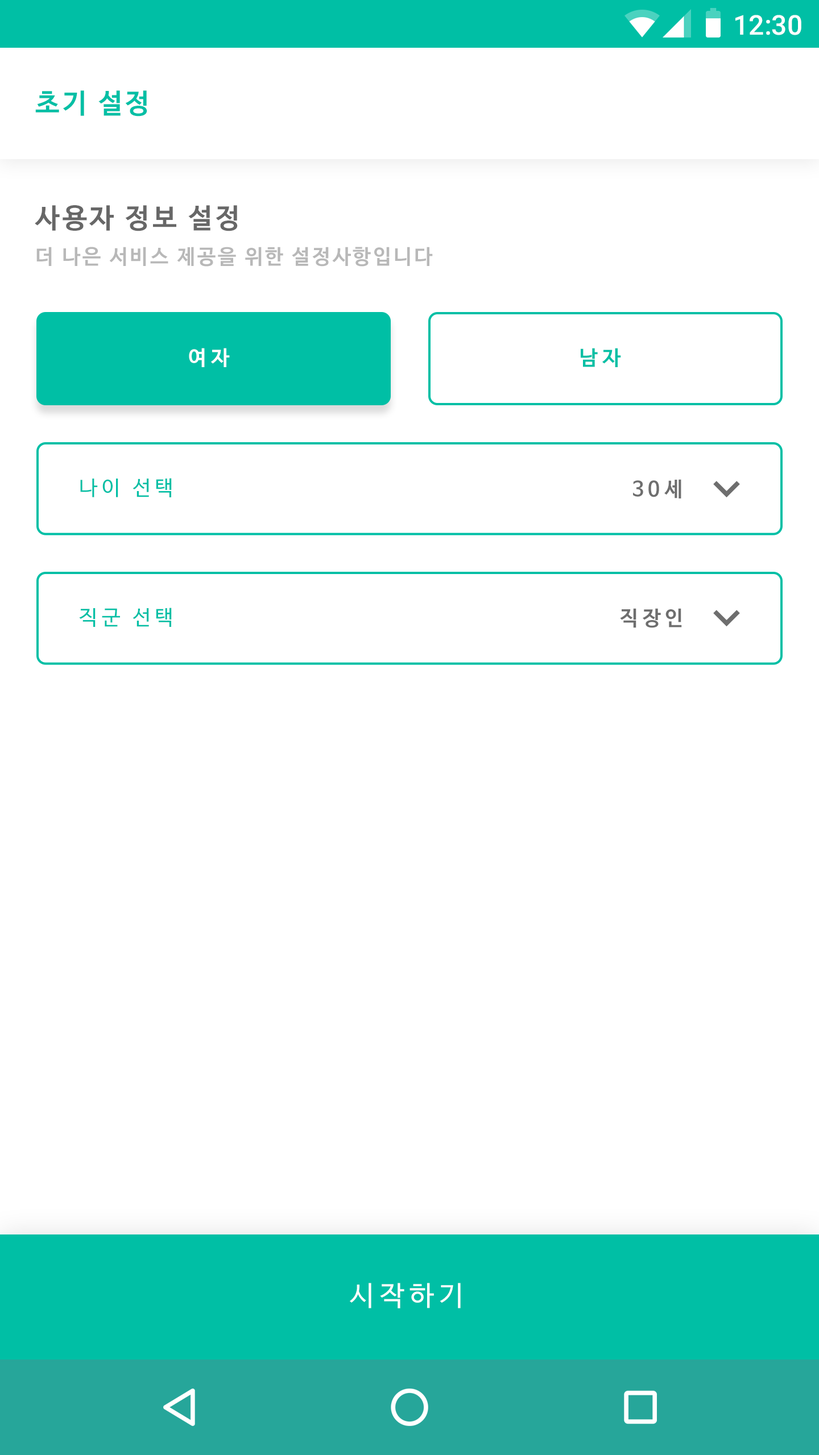
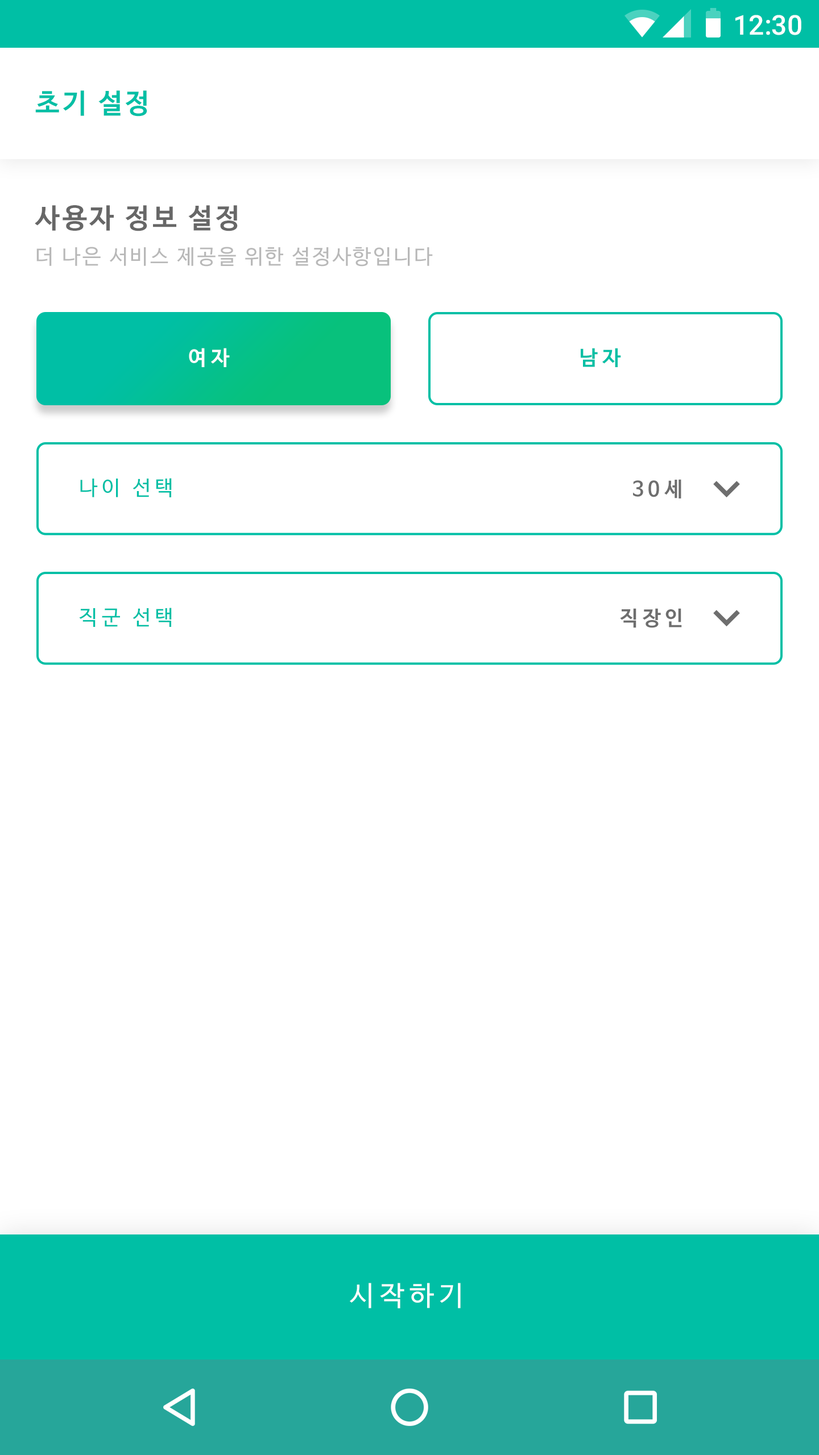
Two versions of the same layered image (819 × 1455). Layer-by-layer changes:
painted on "더 나은 서비스 제공을 위한 설정사항입니다" over (36, 246, 433, 267)
